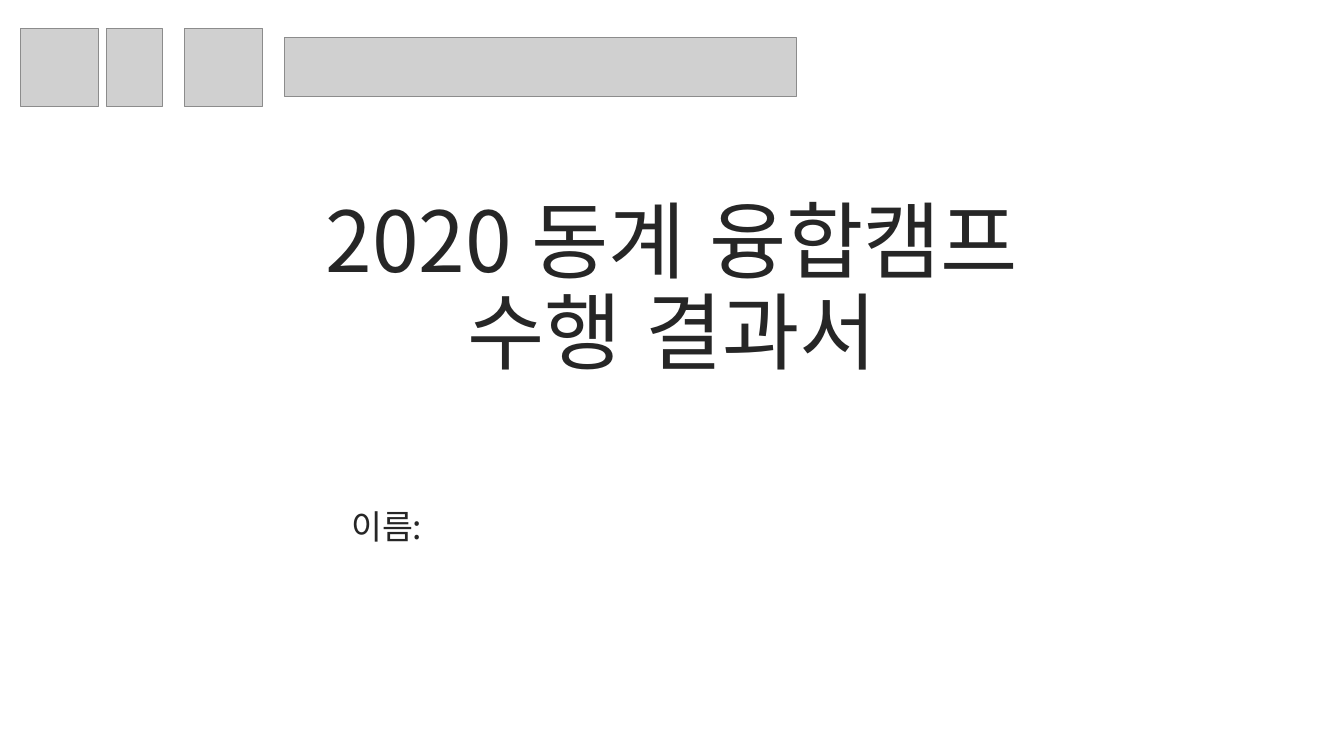
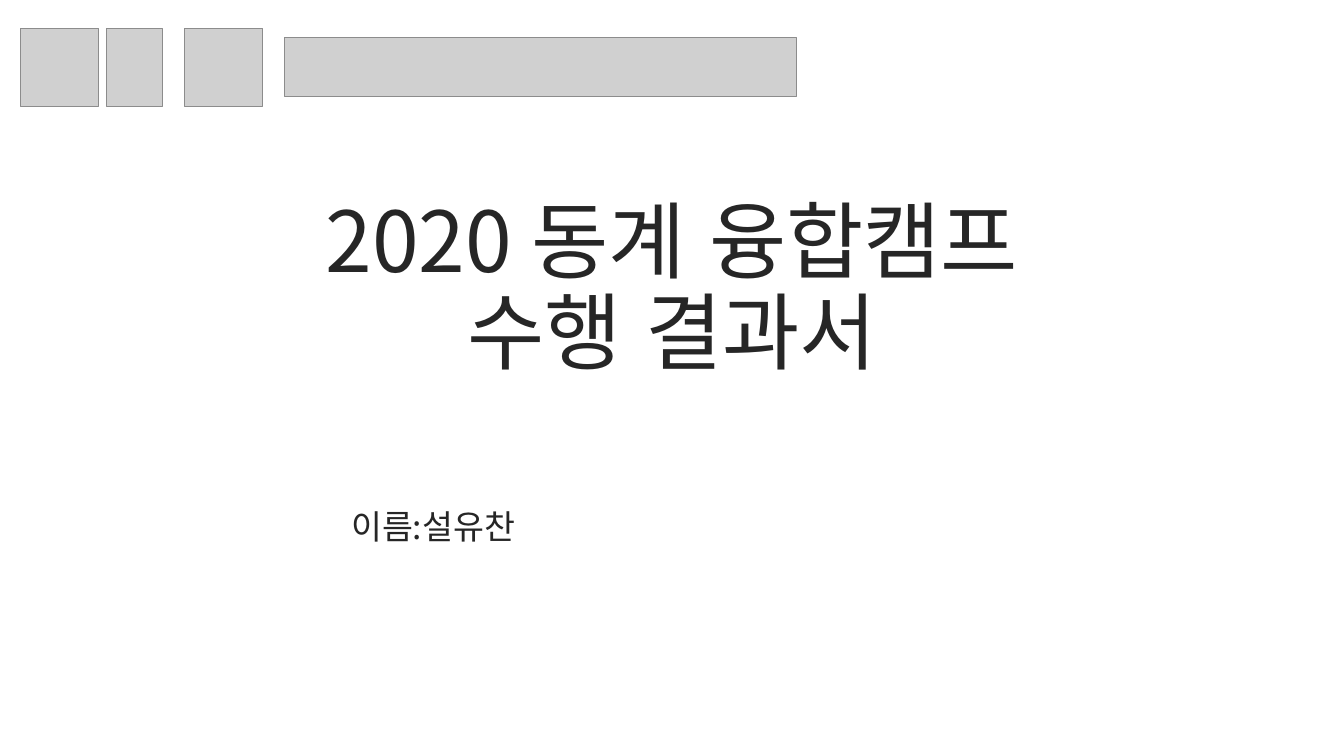
Before and after one commit to ycseol03/Temple, a slide deck: slide 1 of Report.pptx. Drawn at 1344x756 pixels with LibreOffice and Linux fonts; fonts in the diff are those of the drawing; grey boxes stand for pictures. Boxes give left, top, right and bottom in pixels: in the first picture for what was removed or moved away, otherwise in the second. Text is boxed around its words. In the diff, an @@ line names an element or a change of style, - is before the commit and + after.

```diff
--- a/Report.pptx
+++ b/Report.pptx
@@ subtitle at <box>351,511,515,542</box>: text changed @@
-이름:
+이름:설유찬
```
Also in this commit, not shown: 3 other slides changed, 4 other files.
